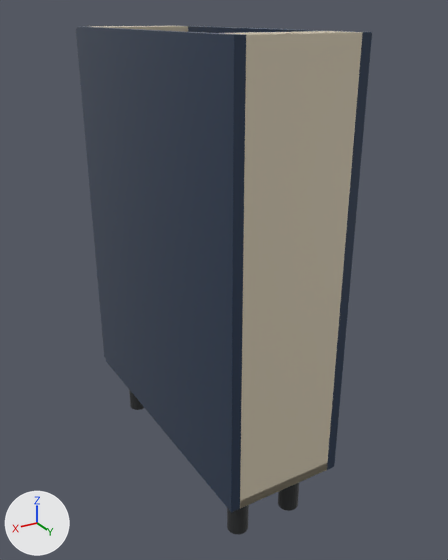
Before and after pictures for a commit that changed the glTF model storefront/public/cabinet-inventory/models/oppein-ply-bss-b09fh.glb.
Rendered twice from a camera (50 mm lens) standing at (0.662, 0.699, 0.901) and looking at (0.08, -0.271, 0.416). Lighting does not change. The marker at lower left points along +X, +Y and +Z. The picture after the commit comes second. Where no turn or scale is listed for an object, it has been applied to the vertices.

The older version as bpy lines, for what is in view:
```python
ob_cabinet_back = bpy.data.objects.new('Cabinet back', me_cube_002)
ob_cabinet_back.location = (0.114, -0.006, 0.495)
ob_cabinet_bottom = bpy.data.objects.new('Cabinet bottom', me_cube_003)
ob_cabinet_bottom.location = (0.114, -0.293, 0.123)
ob_cabinet_side = bpy.data.objects.new('Cabinet side', me_cube)
ob_cabinet_side.location = (0.009, -0.293, 0.495)
ob_cabinet_side_001 = bpy.data.objects.new('Cabinet side.001', me_cube_001)
ob_cabinet_side_001.location = (0.22, -0.293, 0.495)
ob_door = bpy.data.objects.new('Door', me_door)
ob_door.location = (0.0, 0.0, 0.0)
ob_top_support_rail_001 = bpy.data.objects.new('Top support rail.001', me_cube_005)
ob_top_support_rail_001.location = (0.114, -0.551, 0.867)
```
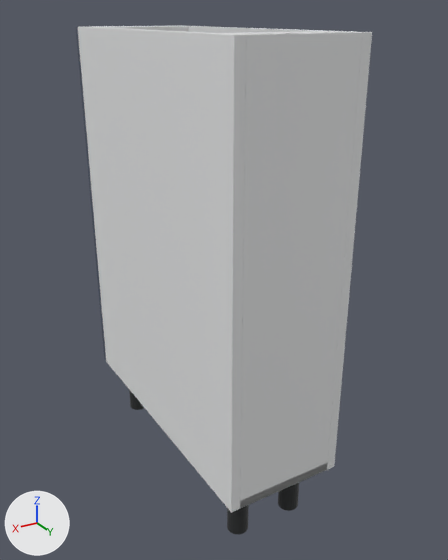
What differs and where, as boxes (x1, y1, x2, y2) in the pictures (448 x 560 px):
```json
{"object": "Cabinet side.001", "change": "recoloured", "before": [78, 27, 246, 512], "after": [78, 27, 246, 512], "on screen": "dark blue to white"}
{"object": "Cabinet back", "change": "recoloured", "before": [240, 32, 363, 508], "after": [240, 32, 363, 508], "on screen": "beige to white"}
{"object": "Cabinet side", "change": "recoloured", "before": [188, 26, 372, 470], "after": [188, 26, 372, 470]}
{"object": "Cabinet bottom", "change": "recoloured", "before": [240, 463, 327, 508], "after": [240, 463, 327, 508]}
{"object": "Top support rail.001", "change": "recoloured", "before": [92, 26, 188, 32], "after": [92, 26, 188, 32], "on screen": "lighter"}
{"object": "Top support rail", "change": "recoloured", "before": [225, 31, 341, 34], "after": [225, 31, 341, 34], "on screen": "beige to white"}
```

The change, as JSON lines over the scene's bpy script:
```json
{"op": "add", "block": "mat_white_cabinet_carcass", "code": ["mat_white_cabinet_carcass = principled_material('White cabinet carcass')", "mat_white_cabinet_carcass.base_color = (0.82, 0.83, 0.835)  # white #eaebec", "mat_white_cabinet_carcass.roughness = 0.48"]}
{"block": "me_cube_002", "where": "me_cube_002.from_pydata(...)  # 56 vertices, 108 faces; spans x -0.096..0.096, y -0.006..0.006, z -0.381..0.381"}
{"op": "remove", "block": "me_cube_002", "code": "me_cube_002.materials.append(mat_cabinet_interior___visual_interpretation)  # beige #daceb6"}
{"op": "add", "block": "me_cube_002", "code": "me_cube_002.materials.append(mat_white_cabinet_carcass)  # white #eaebec"}
{"block": "me_cube_003", "where": "me_cube_003.from_pydata(...)  # 56 vertices, 108 faces; spans x -0.096..0.096, y -0.293..0.293, z -0.009..0.009"}
{"op": "remove", "block": "me_cube_003", "code": "me_cube_003.materials.append(mat_cabinet_interior___visual_interpretation)  # beige #daceb6"}
{"op": "add", "block": "me_cube_003", "code": "me_cube_003.materials.append(mat_white_cabinet_carcass)  # white #eaebec"}
{"block": "me_cube", "where": "me_cube.from_pydata(...)  # 56 vertices, 108 faces; spans x -0.009..0.009, y -0.293..0.293, z -0.381..0.381"}
{"op": "remove", "block": "me_cube", "code": "me_cube.materials.append(mat_supplier_finish___blue_single_shaker)  # dark blue #24364f"}
{"op": "add", "block": "me_cube", "code": "me_cube.materials.append(mat_white_cabinet_carcass)  # white #eaebec"}
{"block": "me_cube_001", "where": "me_cube_001.from_pydata(...)  # 56 vertices, 108 faces; spans x -0.009..0.009, y -0.293..0.293, z -0.381..0.381"}
{"op": "remove", "block": "me_cube_001", "code": "me_cube_001.materials.append(mat_supplier_finish___blue_single_shaker)  # dark blue #24364f"}
{"op": "add", "block": "me_cube_001", "code": "me_cube_001.materials.append(mat_white_cabinet_carcass)  # white #eaebec"}
{"block": "me_cube_004", "where": "me_cube_004.from_pydata(...)  # 56 vertices, 108 faces; spans x -0.096..0.096, y -0.035..0.035, z -0.009..0.009"}
{"op": "remove", "block": "me_cube_004", "code": "me_cube_004.materials.append(mat_cabinet_interior___visual_interpretation)  # beige #daceb6"}
{"op": "add", "block": "me_cube_004", "code": "me_cube_004.materials.append(mat_white_cabinet_carcass)  # white #eaebec"}
{"block": "me_cube_005", "where": "me_cube_005.from_pydata(...)  # 56 vertices, 108 faces; spans x -0.096..0.096, y -0.035..0.035, z -0.009..0.009"}
{"op": "remove", "block": "me_cube_005", "code": "me_cube_005.materials.append(mat_cabinet_interior___visual_interpretation)  # beige #daceb6"}
{"op": "add", "block": "me_cube_005", "code": "me_cube_005.materials.append(mat_white_cabinet_carcass)  # white #eaebec"}
```
